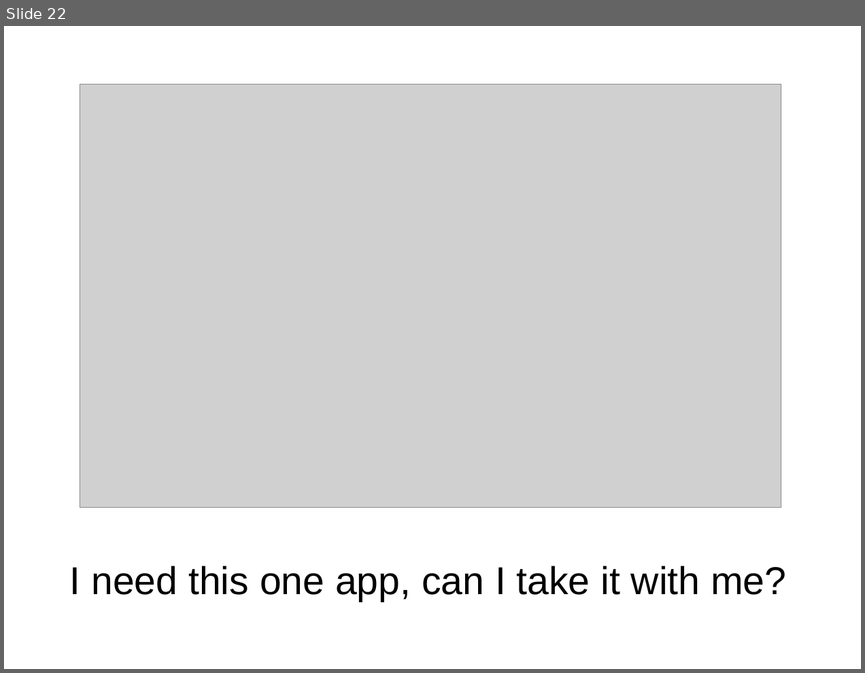
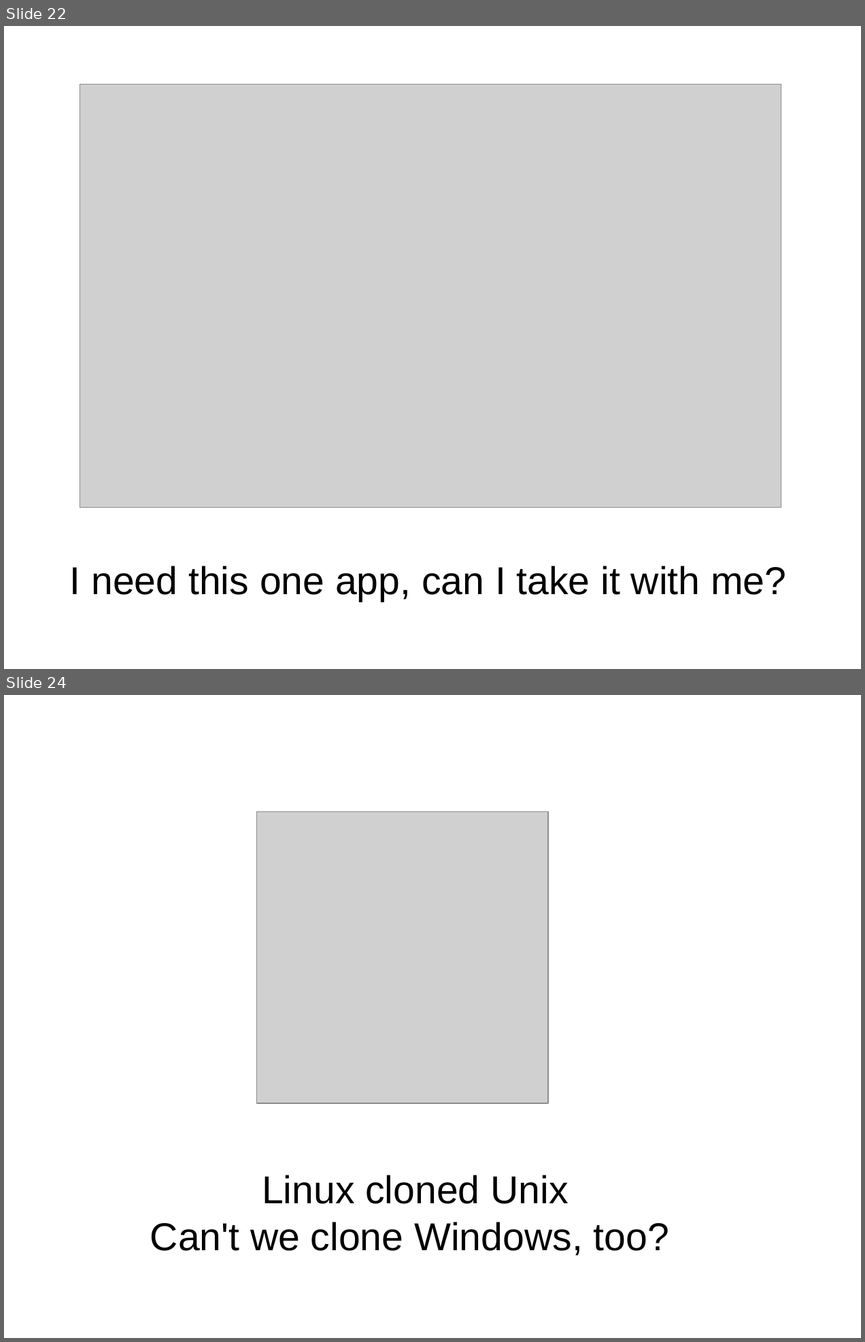
Before and after one commit to imaemo/winezeug, a slide deck: cebit2009/talk.odp. Shown one above the other, each under a label of ours: slide 22 before the commit, slides 22 and 24 after it; the slides between them are not shown. The pictures are 865x673 and 865x1342 pixels, drawn with LibreOffice and Linux fonts; fonts in the diff are those of the drawing; grey boxes stand for pictures. Boxes give left, top, right and bottom in pixels: in the first picture for what was removed or moved away, otherwise in the second. Text is boxed around its words. In the diff, an @@ line names an element or a change of style, - is before the commit and + after.

```diff
--- a/cebit2009/talk.odp
+++ b/cebit2009/talk.odp
@@ slide 24 added at (4, 695, 861, 1338), background #FFFFFF @@
@@ picture added at (257, 812, 548, 1103) @@
@@ title added at (150, 1174, 669, 1255), 36 pt, text #000000 @@
+Linux cloned Unix
+Can't we clone Windows, too?
```
Also in this commit, not shown: 2 other slides added, 2 other files.
